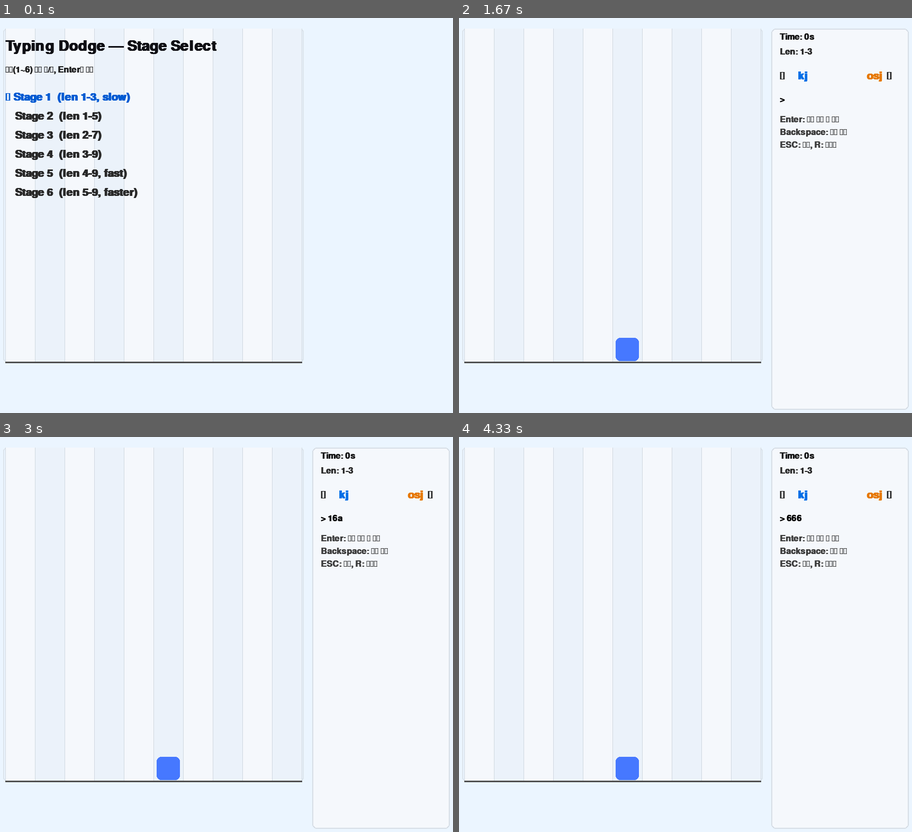
Above: before the commit, frames 1-4 (two rows, left to right).
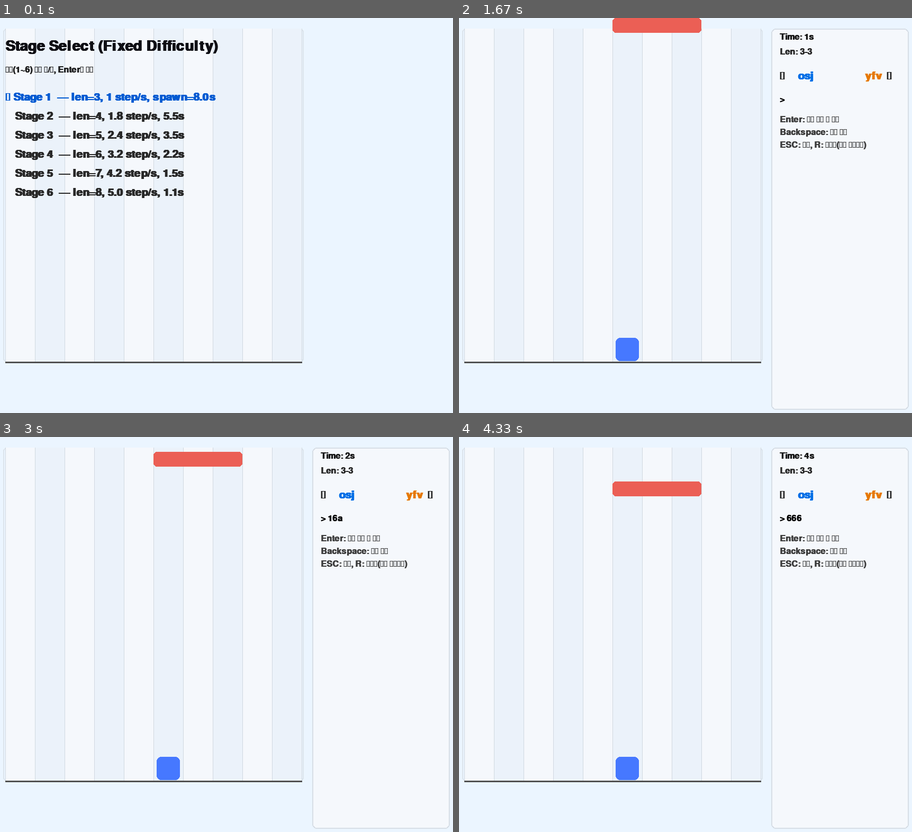
Above: after the commit, the same moments.

Repository: KimShinYong/pygame_word_game
Game: pygame game, started from main.py
Two runs of this game, one before a commit and one after it. Both use one fixed random seed, a clock stepped at 60 frames per second and the inputs below.
Inputs:
- Up to frame 1 (0.1 s): no input
- Up to frame 2 (1.67 s): tap Enter at 0.33, 1.55 s; hold R 0.67-1.13 s; hold Right 0.67-1.13 s; type "an" at 1.22 s; type "n" at 1.42 s
- Up to frame 3 (3 s): tap 1 at 1.77 s; tap 6 at 2.1 s; type "a" at 2.98 s
- Up to frame 4 (4.33 s): tap Enter at 3.12 s; tap 6 at 3.53, 3.93, 4.23 s

The runs differ from the first frame. In frame 1, 2.8% of the frame differs, in the area x 1-49%, y 5-46%; in frame 2, 0.9%; in frame 3, 0.9%; in frame 4, 0.9%.

Commit message:
난이도 조절 및 이미지 추가

Diff:
--- a/main.py
+++ b/main.py
@@ -1,11 +1,20 @@
-# main.py (refactored & optimized)
-import os, sys, random, pygame, bisect
+# main.py — Fixed-Stage + Progressive Accel + Safe Spawn (Patched)
+# 요구사항:
+# 1) 스테이지 고정(시간이 지나도 스테이지 자체는 바뀌지 않음)
+# 2) Stage 1: 초당 1칸 낙하, 8초 마다 1개 생성
+# 3) 글자 길이는 스테이지별 "고정" (min_len == max_len)
+# 4) 시간이 지날수록 조금 어려워짐: 30초 → 25초 → 20초 → … 간격으로
+#    매번 1.1배씩 낙하/스폰 모두 빨라짐
+# 5) 입력 폭주 방지: 플레이어가 물리적으로 불가능한 상황이 되지 않도록 스폰 안전장치
+# 6) 패치: 플레이 중 'r' 입력으로 초기화되는 문제 제거, 타이머 실시간 갱신, 시작 즉시 스폰
+
+import os, sys, random, pygame
 from dataclasses import dataclass
 from enum import Enum, auto
 from typing import Optional, Tuple
 
 # -----------------------------
-# Config
+# 화면/필드 설정
 # -----------------------------
 WIDTH, HEIGHT   = 900, 760
 FPS             = 60
@@ -22,39 +31,52 @@
 PLAYER_SIZE     = (44, 44)
 BLOCK_H         = 28
 STEP_PX         = BLOCK_H
-SLOW_FACTOR     = 5.0
-SPAWN_MS_MIN    = int(450 * SLOW_FACTOR)
-
-LETTERS         = "asdfjklghqwertyuiopzxcvbnm1234567890"
-FONT_NAME       = None  # system default
-
+
+# 전체 배율은 고정(가속은 아래 스케줄로 반영)
+SLOW_FACTOR     = 1.0
+
+# 가속 파라미터: 30→25→20→… 초마다 1.1배
+ACCEL_RATIO = 1.10
+ACCEL_INTERVAL_START_MS = 30_000
+ACCEL_INTERVAL_STEP_MS  = 5_000   # 간격을 5초씩 단축
+ACCEL_INTERVAL_MIN_MS   = 10_000  # 최소 10초
+
+# 스폰 최소 하한(너무 과도한 스폰 방지)
+SPAWN_MS_LOWER_BOUND = 220  # 0.22s 밑으론 금지(튜닝 가능)
+
+# 단어 생성 관련
+LETTERS   = "asdfjklghqwertyuiopzxcvbnm1234567890"
+FONT_NAME = None  # 시스템 폰트 기본
+
+# 타이핑 처리량 가정(스폰 안전장치)
+# 2~3 단어/초 정도가 현실적 — 상황에 따라 조정 가능
+MOVES_PER_SEC     = 2.8
+SAFETY_MARGIN_MS  = 400  # 여유 시간(밀리초)
+
+# -----------------------------
+# Stage 정의(고정 난이도)
+# -----------------------------
 @dataclass(frozen=True)
-class Stage:
-    at_sec: int
-    min_len: int
+class StageConf:
+    min_len: int         # 단어 최소 길이 == 최대 길이 (고정)
     max_len: int
-    steps_per_sec: float
-    spawn_ms: int
-
-STAGES = [
-    Stage(0,   1, 3, 2.0, 1300),
-    Stage(10,  1, 5, 2.8, 1100),
-    Stage(20,  2, 7, 3.6,  900),
-    Stage(30,  3, 9, 4.4,  720),
-    Stage(45,  4, 9, 5.2,  580),
-    Stage(60,  5, 9, 6.0,  500),
-]
-STAGE_KEYS = [s.at_sec for s in STAGES]
-
-START_STAGE_OPTIONS = [
-    ("Stage 1  (len 1-3, slow)", 0),
-    ("Stage 2  (len 1-5)",       10),
-    ("Stage 3  (len 2-7)",       20),
-    ("Stage 4  (len 3-9)",       30),
-    ("Stage 5  (len 4-9, fast)", 45),
-    ("Stage 6  (len 5-9, faster)", 60),
-]
-
+    steps_per_sec: float # 기본 낙하 속도(초당 칸 수)
+    spawn_ms: int        # 기본 생성 간격(ms)
+
+# 글자 길이를 스테이지마다 '고정'하려면 min_len == max_len 로 둔다.
+# Stage 1: 낙하 1칸/초, 8000ms(=8초) 생성 — 필수 요구사항 반영
+STAGE_PRESETS: dict[int, StageConf] = {
+    1: StageConf(min_len=3, max_len=3, steps_per_sec=1.0, spawn_ms=8000),
+    2: StageConf(min_len=4, max_len=4, steps_per_sec=1.8, spawn_ms=5500),
+    3: StageConf(min_len=5, max_len=5, steps_per_sec=2.4, spawn_ms=3500),
+    4: StageConf(min_len=6, max_len=6, steps_per_sec=3.2, spawn_ms=2200),
+    5: StageConf(min_len=7, max_len=7, steps_per_sec=4.2, spawn_ms=1500),
+    6: StageConf(min_len=8, max_len=8, steps_per_sec=5.0, spawn_ms=1100),
+}
+
+# -----------------------------
+# 유틸
+# -----------------------------
 def load_image(path: str, size: Optional[Tuple[int,int]]=None) -> Optional[pygame.Surface]:
     if not os.path.isfile(path):
         return None
@@ -65,7 +87,7 @@
         return None
 
 # -----------------------------
-# Entities
+# 엔티티
 # -----------------------------
 class GameState(Enum):
     MENU = auto()
@@ -115,24 +137,34 @@
 class Block:
     start_col: int
     length: int
-    steps_per_sec: float
+    steps_per_sec_base: float  # 생성 시점 기준 기본 속도(가속 전)
     y: float = -BLOCK_H
     acc_ms: int = 0
     img: Optional[pygame.Surface] = None
 
     def __post_init__(self):
-        # 전체 느리게: 속도 보정
-        sps = max(0.1, self.steps_per_sec / SLOW_FACTOR)
-        self.step_interval_ms = max(60, int(1000 / sps))
         if self.img is None:
             self.img = load_image(os.path.join(ASSET_DIR, "block.png"),
                                   size=(CELL_W*self.length, BLOCK_H))
 
+    def bind_runtime(self, get_steps_per_sec):
+        # 현재 가속 배율을 반영하기 위한 콜백(게임에서 주입)
+        self._get_steps_per_sec = get_steps_per_sec
+        self._recompute_step_interval()
+
+    def _recompute_step_interval(self):
+        # 현재 가속이 반영된 sps 사용
+        sps = max(0.1, self._get_steps_per_sec())  # 초당 칸 수
+        # 전체 SLOW_FACTOR 고려
+        self.step_interval_ms = max(60, int(1000 / (sps / SLOW_FACTOR)))
+
     @property
     def rect(self) -> pygame.Rect:
         return pygame.Rect(MARGIN_X + self.start_col * CELL_W, int(self.y), CELL_W*self.length, BLOCK_H)
 
     def update(self, dt: int):
+        # 가속 변화에 맞춰 step_interval 재계산
+        self._recompute_step_interval()
         self.acc_ms += dt
         while self.acc_ms >= self.step_interval_ms:
             self.y += STEP_PX
@@ -140,6 +172,11 @@
 
     def hit_ground(self) -> bool:
         return self.y + BLOCK_H >= GROUND_Y
+
+    def time_to_ground_ms(self) -> int:
+        # 남은 스텝 수 * 현재 step_interval
+        remaining_steps = max(0, int((GROUND_Y - (self.y + BLOCK_H)) // BLOCK_H) + 1)
+        return remaining_steps * self.step_interval_ms
 
     def draw(self, screen: pygame.Surface):
         if self.img: screen.blit(self.img, (self.rect.x, self.rect.y))
@@ -182,7 +219,7 @@
 class Game:
     def __init__(self):
         pygame.init()
-        pygame.display.set_caption("비 피하기 + 타자 연습")
+        pygame.display.set_caption("Typing Dodge — Fixed Stage")
         self.screen = pygame.display.set_mode((WIDTH, HEIGHT))
         self.clock  = pygame.time.Clock()
 
@@ -199,37 +236,37 @@
         self.elapsed_ms = 0
         self.state = GameState.MENU
         self.menu_selected = 0
-        self.stage_shift = 0
-
-        self.spawn_ms = int(1300 * SLOW_FACTOR)
+
+        # 고정 스테이지
+        self.current_stage_id = 1
+        self.stage_base = STAGE_PRESETS[self.current_stage_id]
+
+        # 가속 스케줄
+        self.accel_multiplier = 1.0
+        self.accel_interval_ms = ACCEL_INTERVAL_START_MS
+        self.next_accel_due_ms = ACCEL_INTERVAL_START_MS
+
+        # 가속 적용 후 현재 파라미터
+        self.min_len = self.stage_base.min_len
+        self.max_len = self.stage_base.max_len
+        self.spawn_ms = int(self.stage_base.spawn_ms / self.accel_multiplier)
+        self.spawn_ms = max(self.spawn_ms, SPAWN_MS_LOWER_BOUND)
         self.spawn_acc = 0
 
-        # cached UI surfaces (render only when text changes)
+        # 캐시된 UI 렌더링
         self.cache = {
-            "time": None, "len": None,
             "left_word": None, "right_word": None,
-            "input": None, "menu_lines": None, "title": None, "menu_hint": None
+            "input": None, "title": None, "menu_hint": None
         }
 
-        # word lengths set by stage
-        self.min_len, self.max_len = 1, 3
+        # 단어(좌/우 이동용)
         self.left_word  = self._make_word()
         self.right_word = self._make_word()
 
-    # ---------- Stage / Words ----------
-    def _current_stage(self) -> Stage:
-        sec = self.elapsed_ms // 1000 + self.stage_shift
-        i = bisect.bisect_right(STAGE_KEYS, sec) - 1
-        i = max(0, min(i, len(STAGES)-1))
-        return STAGES[i]
-
-    def _apply_stage(self):
-        st = self._current_stage()
-        self.min_len, self.max_len = st.min_len, st.max_len
-        self.spawn_ms = max(SPAWN_MS_MIN, int(st.spawn_ms * SLOW_FACTOR))
-
+    # ---------- 단어/스테이지 ----------
     def _make_word(self) -> str:
-        L = random.randint(self.min_len, self.max_len)
+        # 글자 길이 고정(min_len == max_len)
+        L = self.min_len if self.min_len == self.max_len else random.randint(self.min_len, self.max_len)
         return "".join(random.choice(LETTERS) for _ in range(L))
 
     def _refresh_left(self):
@@ -238,28 +275,102 @@
     def _refresh_right(self):
         self.right_word = self._make_word(); self.cache["right_word"] = None
 
-    # ---------- Spawning ----------
-    def _spawn_block(self):
-        st = self._current_stage()
-        length = max(1, min(9, random.randint(self.min_len, self.max_len)))
-        start_col = random.randint(0, COLS - length)
-        self.blocks.append(Block(start_col, length, st.steps_per_sec))
-
-    # ---------- Update ----------
+    # ---------- 가속 ----------
+    def _apply_acceleration(self):
+        if self.elapsed_ms >= self.next_accel_due_ms:
+            self.accel_multiplier *= ACCEL_RATIO
+            # 가속 간격 줄이되 아래 한계 유지
+            self.accel_interval_ms = max(ACCEL_INTERVAL_MIN_MS, self.accel_interval_ms - ACCEL_INTERVAL_STEP_MS)
+            self.next_accel_due_ms += self.accel_interval_ms
+
+            # 스폰: 빨라져야 하므로 "나누기" 반영
+            new_spawn = int(self.stage_base.spawn_ms / self.accel_multiplier)
+            self.spawn_ms = max(SPAWN_MS_LOWER_BOUND, new_spawn)
+
+    def _effective_steps_per_sec(self) -> float:
+        # 낙하: 빨라짐 → "곱하기" 반영
+        return self.stage_base.steps_per_sec * self.accel_multiplier
+
+    # ---------- 스폰 안전장치 ----------
+    def _nearest_safe_moves(self, player_col: int, start_col: int, length: int) -> int:
+        s = start_col
+        e = start_col + length - 1
+        # 안전 구간: [0..s-1], [e+1..COLS-1]
+        candidates = []
+        if s - 1 >= 0:
+            candidates.append(abs(player_col - (s - 1)))
+        if e + 1 <= COLS - 1:
+            candidates.append(abs(player_col - (e + 1)))
+        if not candidates:
+            return 0
+        return min(candidates)
+
+    def _spawn_block_safe(self):
+        max_attempts = 12
+
+        for _ in range(max_attempts):
+            # 전체 덮는 10칸은 금지(회피 불가)
+            length = max(1, min(self.max_len, COLS - 1))
+            if self.min_len == self.max_len:
+                length = min(length, self.min_len)
+
+            start_col = random.randint(0, COLS - length)
+
+            b = Block(start_col, length, steps_per_sec_base=self.stage_base.steps_per_sec)
+            b.bind_runtime(self._effective_steps_per_sec)
+
+            ttg = b.time_to_ground_ms()
+            need_moves = self._nearest_safe_moves(self.player.col, start_col, length)
+            need_ms = int((need_moves / MOVES_PER_SEC) * 1000) + SAFETY_MARGIN_MS
+
+            if need_ms <= ttg:
+                self.blocks.append(b)
+                return True
+
+            # 완화 1: 시작 위치 한 칸 이동
+            alt_start = max(0, min(COLS - length, start_col + random.choice((-1, +1))))
+            b2 = Block(alt_start, length, steps_per_sec_base=self.stage_base.steps_per_sec)
+            b2.bind_runtime(self._effective_steps_per_sec)
+            if int((self._nearest_safe_moves(self.player.col, alt_start, length) / MOVES_PER_SEC) * 1000) + SAFETY_MARGIN_MS <= b2.time_to_ground_ms():
+                self.blocks.append(b2)
+                return True
+
+            # 완화 2: 길이를 1 줄여 재시도
+            if length > 1:
+                length2 = length - 1
+                alt_start2 = random.randint(0, COLS - length2)
+                b3 = Block(alt_start2, length2, steps_per_sec_base=self.stage_base.steps_per_sec)
+                b3.bind_runtime(self._effective_steps_per_sec)
+                if int((self._nearest_safe_moves(self.player.col, alt_start2, length2) / MOVES_PER_SEC) * 1000) + SAFETY_MARGIN_MS <= b3.time_to_ground_ms():
+                    self.blocks.append(b3)
+                    return True
+
+        # 이번 틱에서는 스폰을 지연
+        return False
+
+    # ---------- 업데이트 ----------
     def update(self, dt: int):
         if self.state != GameState.PLAY: return
         self.elapsed_ms += dt
-        self._apply_stage()
+
+        # 가속 적용
+        self._apply_acceleration()
+
         self.bg.update(dt)
 
+        # 스폰
         self.spawn_acc += dt
         if self.spawn_acc >= self.spawn_ms:
-            self._spawn_block()
-            self.spawn_acc = 0
-
+            if self._spawn_block_safe():
+                self.spawn_acc = 0
+            else:
+                # 물리적으로 불가능한 상황이면 반주기 뒤로 미룸
+                self.spawn_acc = self.spawn_ms // 2
+
+        # 블록 낙하
         for b in self.blocks: b.update(dt)
 
-        # block -> explosion
+        # 바닥 도달 → 폭발 전환
         alive_blocks = []
         for b in self.blocks:
             if b.hit_ground():
@@ -268,7 +379,7 @@
                 alive_blocks.append(b)
         self.blocks = alive_blocks
 
-        # explosions + collision
+        # 폭발 & 충돌
         alive_ex = []
         for ex in self.explosions:
             ex.update(dt)
@@ -279,7 +390,7 @@
                 alive_ex.append(ex)
         self.explosions = alive_ex
 
-    # ---------- Input ----------
+    # ---------- 입력 ----------
     def type_char(self, ch: str):
         if ch and ch.isprintable() and ch not in ("\r", "\n"):
             self.input_buf += ch
@@ -294,7 +405,7 @@
             self.player.move(+1); self._refresh_right()
         self.input_buf = ""; self.cache["input"] = None
 
-    # ---------- Draw ----------
+    # ---------- 그리기 ----------
     def _draw_grid(self):
         pygame.draw.rect(self.screen, (220,228,236),
                          (MARGIN_X-4, TOP_MARGIN, FIELD_W+8, GROUND_Y-TOP_MARGIN), width=2, border_radius=6)
@@ -308,7 +419,7 @@
         pygame.draw.line(self.screen, (80,80,80), (MARGIN_X, GROUND_Y), (MARGIN_X+FIELD_W, GROUND_Y), 3)
 
     def _surf(self, key: str, maker):
-        if self.cache[key] is None:
+        if self.cache.get(key) is None:
             self.cache[key] = maker()
         return self.cache[key]
 
@@ -324,10 +435,11 @@
         pygame.draw.rect(self.screen, (245,248,252), rect, border_radius=8)
         pygame.draw.rect(self.screen, (215,222,230), rect, width=2, border_radius=8)
 
-        sec_text = self._surf("time", lambda: self.font_ui.render(f"Time: {self.elapsed_ms//1000}s", True, (20,20,20)))
+        # ✅ 매 프레임 실시간 갱신(캐시 X)
+        sec_text = self.font_ui.render(f"Time: {self.elapsed_ms//1000}s", True, (20,20,20))
         self.screen.blit(sec_text, (panel_x+16, TOP_MARGIN+8))
 
-        len_text = self._surf("len", lambda: self.font_ui.render(f"Len: {self.min_len}-{self.max_len}", True, (40,40,40)))
+        len_text = self.font_ui.render(f"Len: {self.min_len}-{self.max_len}", True, (40,40,40))
         self.screen.blit(len_text, (panel_x+16, TOP_MARGIN+36))
 
         row_y = TOP_MARGIN + 80
@@ -342,20 +454,28 @@
         self.screen.blit(rw, (rx, row_y))
         self.screen.blit(right_label, (rx + rw.get_width() + 8, row_y))
 
-        buf = self._surf("input", lambda: self.font_ui.render(f"> {self.input_buf}", True, (0,0,0)))
+        buf = self.font_ui.render(f"> {self.input_buf}", True, (0,0,0))
         self.screen.blit(buf, (panel_x+16, row_y+46))
 
-        for i, g in enumerate(("Enter: 단어 확정 후 이동","Backspace: 입력 삭제","ESC: 종료, R: 재시작")):
+        for i, g in enumerate(("Enter: 단어 확정 후 이동","Backspace: 입력 삭제","ESC: 종료, R: 재시작(게임 오버에서)")):
             self.screen.blit(self.font_ui.render(g, True, (60,60,60)), (panel_x+16, row_y+84+24*i))
 
     def draw_menu(self):
-        title = self._surf("title", lambda: self.font_h1.render("Typing Dodge — Stage Select", True, (15,15,20)))
+        title = self._surf("title", lambda: self.font_h1.render("Stage Select (Fixed Difficulty)", True, (15,15,20)))
         hint  = self._surf("menu_hint", lambda: self.font_ui.render("숫자(1~6) 또는 ←/→, Enter로 시작", True, (30,30,30)))
         self.screen.blit(title, (MARGIN_X, 40))
         self.screen.blit(hint,  (MARGIN_X, 90))
 
+        labels = [
+            "Stage 1  — len=3, 1 step/s, spawn=8.0s",
+            "Stage 2  — len=4, 1.8 step/s, 5.5s",
+            "Stage 3  — len=5, 2.4 step/s, 3.5s",
+            "Stage 4  — len=6, 3.2 step/s, 2.2s",
+            "Stage 5  — len=7, 4.2 step/s, 1.5s",
+            "Stage 6  — len=8, 5.0 step/s, 1.1s",
+        ]
         y = 140
-        for i, (label, _) in enumerate(START_STAGE_OPTIONS):
+        for i, label in enumerate(labels):
             sel = (i == self.menu_selected)
             bullet = "▶ " if sel else "   "
             color = (0, 90, 210) if sel else (40, 40, 40)
@@ -370,40 +490,60 @@
         self.screen.blit(msg1, (cx - msg1.get_width()//2, HEIGHT//2 - 24))
         self.screen.blit(msg2, (cx - msg2.get_width()//2, HEIGHT//2 + 18))
 
-    # ---------- State ----------
-    def reset_play(self):
+    # ---------- 상태 전환 ----------
+    def _start_fixed_stage(self):
         self.blocks.clear(); self.explosions.clear()
         self.player = Player(COLS//2)
         self.input_buf = ""; self.elapsed_ms = 0
         self.spawn_acc = 0
-        self.min_len, self.max_len = 1, 3
+
+        # 가속 스케줄 리셋
+        self.accel_multiplier = 1.0
+        self.accel_interval_ms = ACCEL_INTERVAL_START_MS
+        self.next_accel_due_ms = ACCEL_INTERVAL_START_MS
+
+        # 스테이지 고정 파라미터
+        self.min_len = self.stage_base.min_len
+        self.max_len = self.stage_base.max_len
+        self.spawn_ms = max(SPAWN_MS_LOWER_BOUND, int(self.stage_base.spawn_ms / self.accel_multiplier))
+
+        # 단어 리셋
         self.left_word  = self._make_word()
         self.right_word = self._make_word()
-        for k in ("time","len","left_word","right_word","input"):
+        for k in ("left_word","right_word","input"):
             self.cache[k] = None
+
         self.state = GameState.PLAY
 
-    # ---------- Main Loop ----------
+        # ✅ 시작 즉시 1개 스폰(안전장치 통과 못하면 반주기 뒤 재시도)
+        if not self._spawn_block_safe():
+            self.spawn_acc = self.spawn_ms // 2
+        else:
+            self.spawn_acc = 0
+
+    # ---------- 루프 ----------
     def run(self):
         running = True
         while running:
             dt = self.clock.tick(FPS)
             for e in pygame.event.get():
-                if e.type == pygame.QUIT: running = False
+                if e.type == pygame.QUIT:
+                    running = False
                 elif e.type == pygame.KEYDOWN:
-                    if e.key == pygame.K_ESCAPE: running = False
+                    if e.key == pygame.K_ESCAPE:
+                        running = False
 
                     if self.state == GameState.MENU:
                         if e.key in (pygame.K_RIGHT, pygame.K_d):
-                            self.menu_selected = (self.menu_selected + 1) % len(START_STAGE_OPTIONS)
+                            self.menu_selected = (self.menu_selected + 1) % 6
                         elif e.key in (pygame.K_LEFT, pygame.K_a):
-                            self.menu_selected = (self.menu_selected - 1) % len(START_STAGE_OPTIONS)
+                            self.menu_selected = (self.menu_selected - 1) % 6
                         elif pygame.K_1 <= e.key <= pygame.K_6:
                             self.menu_selected = e.key - pygame.K_1
                         elif e.key == pygame.K_RETURN:
-                            _, shift = START_STAGE_OPTIONS[self.menu_selected]
-                            self.stage_shift = shift
-                            self.reset_play()
+                            self.current_stage_id = self.menu_selected + 1
+                            self.stage_base = STAGE_PRESETS[self.current_stage_id]
+                            self._start_fixed_stage()
 
                     elif self.state == GameState.PLAY:
                         if e.key == pygame.K_BACKSPACE:
@@ -411,13 +551,15 @@
                         elif e.key == pygame.K_RETURN:
                             self.commit_input()
                         else:
+                            # ✅ 플레이 중 r 입력은 단순 타이핑으로 처리(초기화 금지)
                             if e.unicode and e.unicode.isprintable():
                                 self.type_char(e.unicode.lower())
 
                     elif self.state == GameState.OVER:
-                        if e.key == pygame.K_r: self.reset_play()
-
-            # draw
+                        if e.key == pygame.K_r:
+                            self._start_fixed_stage()
+
+            # draw/update
             self.bg.update(dt); self.bg.draw()
             if self.state == GameState.MENU:
                 self._draw_grid(); self.draw_menu()
@@ -431,5 +573,6 @@
 
         pygame.quit(); sys.exit()
 
+# -----------------------------
 if __name__ == "__main__":
     Game().run()
Binary file added: images/back_ground.png
Binary file added: images/chunsik.png
Binary file added: images/fish.png
